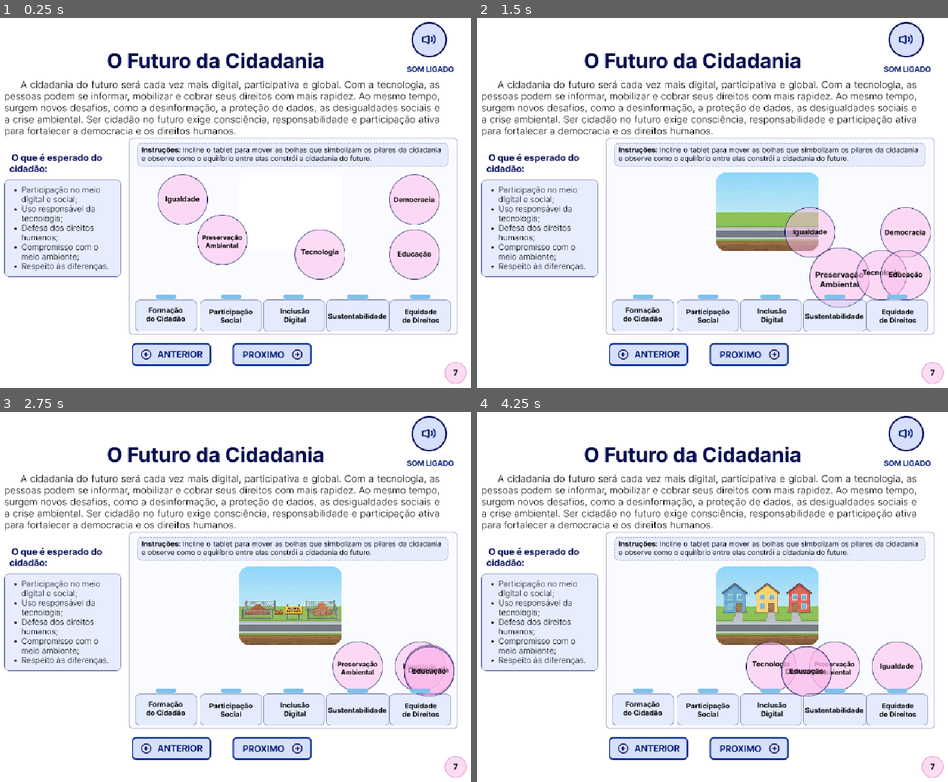
Above: before the commit, frames 1-4 (two rows, left to right).
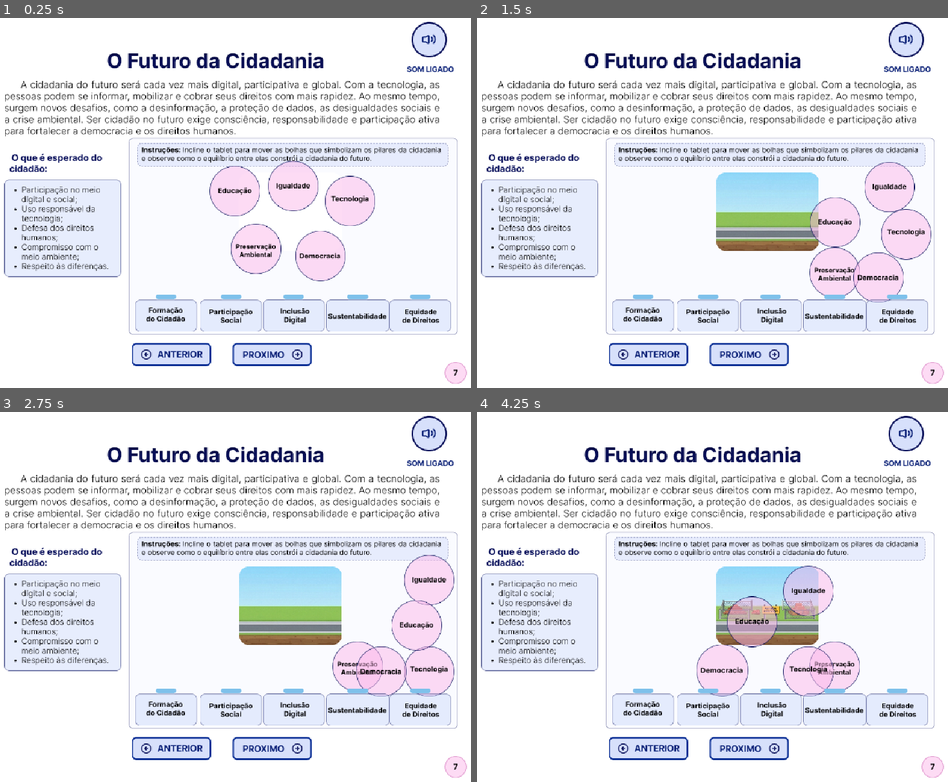
Above: after the commit, the same moments.

Repository: beatrizldsantos/ebook-direitos-e-cidadania
Game: Godot game, scene res://scenes/frame7_futuro.tscn
The game is run twice, just before and just after one commit, with the same random seed, the same clock (stepped at 60 frames per second) and the same inputs. This scene is started directly instead of the project's main scene. Video files are missing from this copy of the repository; at most half a second of black plays in their place.
Inputs (mouse positions are in pixels of both pictures, inside the frame that each line leads up to):
- Up to frame 1 (0.25 s): no input
- Up to frame 2 (1.5 s): move the mouse to (811, 184) at 0.52 s; hold Right (ui_right) 0.53-1.25 s; click (811, 184) at 0.67 s; drag from (594, 221) to (674, 280) at 1.27 s
- Up to frame 3 (2.75 s): move the mouse to (273, 511) at 2.02 s; hold Right (ui_right) from 2.03 s (still down)
- Up to frame 4 (4.25 s): release Right (ui_right) at 2.75 s; drag from (674, 674) to (542, 537) at 2.77 s; move the mouse to (853, 656) at 3.52 s; hold Left (ui_left) from 3.53 s (still down)

The runs differ from the first frame. In frame 1, 9.3% of the frame differs, in the area x 33-94%, y 38-72%; in frame 2, 4.6%; in frame 3, 4.8%; in frame 4, 6.6%.

Commit message:
fix(frame7): implementa resolução de colisão para evitar sobreposição de bolhas

Diff:
--- a/scenes/frame7_futuro.tscn
+++ b/scenes/frame7_futuro.tscn
@@ -74,78 +74,73 @@
 metadata/_edit_lock_ = true
 
 [node name="AreaLimite" type="ReferenceRect" parent="Interacoes"]
-visible = false
 layout_mode = 1
 anchors_preset = -1
 anchor_left = 8.167001
 anchor_top = 6.406
 anchor_right = 24.322
 anchor_bottom = 16.2
-offset_left = 0.3199768
-offset_top = -0.23999023
+offset_left = 12.319977
+offset_top = 44.76001
 offset_right = 0.11999512
 offset_bottom = -65.0
 border_color = Color(1, 1, 1, 1)
+metadata/_edit_lock_ = true
 
 [node name="Circ_igualdade" type="TextureRect" parent="Interacoes"]
 layout_mode = 1
 anchors_preset = -1
-anchor_left = 19.85
+anchor_left = 14.825001
 anchor_top = 8.125
-anchor_right = 22.35
+anchor_right = 17.325
 anchor_bottom = 10.625001
-offset_left = -411.0
-offset_right = -411.0
 offset_bottom = -3.0517578e-05
 texture = ExtResource("2_4m46k")
 
 [node name="Circ_presenvacao" type="TextureRect" parent="Interacoes"]
 layout_mode = 1
 anchors_preset = -1
-anchor_left = 17.25
+anchor_left = 14.775001
 anchor_top = 8.125
-anchor_right = 19.75
-anchor_bottom = 10.6
-offset_left = -228.0
-offset_top = 80.0
-offset_right = -228.0
-offset_bottom = 81.0
+anchor_right = 17.35
+anchor_bottom = 10.85
+offset_left = 2.0
+offset_right = -1.0
+offset_bottom = -9.0
 texture = ExtResource("3_vqfq3")
 
 [node name="Circ_tecnologia" type="TextureRect" parent="Interacoes"]
 layout_mode = 1
 anchors_preset = -1
-anchor_left = 16.400002
-anchor_top = 10.85
-anchor_right = 18.900002
-anchor_bottom = 13.35
+anchor_left = 15.425001
+anchor_top = 8.125
+anchor_right = 17.95
+anchor_bottom = 10.625001
 offset_left = -6.1035156e-05
-offset_right = -6.1035156e-05
+offset_right = -1.0
+offset_bottom = -3.0517578e-05
 texture = ExtResource("4_8kdit")
 
 [node name="Circ_democracia" type="TextureRect" parent="Interacoes"]
 layout_mode = 1
 anchors_preset = -1
-anchor_left = 12.075001
-anchor_top = 8.125
-anchor_right = 14.650001
-anchor_bottom = 10.625001
-offset_left = 360.99997
-offset_right = 358.0
-offset_bottom = -3.0517578e-05
+anchor_left = 16.125
+anchor_top = 9.175
+anchor_right = 18.625
+anchor_bottom = 11.675
 texture = ExtResource("5_ew34d")
 
 [node name="Circ_educa" type="TextureRect" parent="Interacoes"]
 layout_mode = 1
 anchors_preset = -1
-anchor_left = 9.625
-anchor_top = 8.125
-anchor_right = 12.125001
-anchor_bottom = 10.625001
-offset_left = 459.0
-offset_top = 109.0
-offset_right = 458.99997
-offset_bottom = 108.99997
+anchor_left = 8.200001
+anchor_top = 10.6
+anchor_right = 10.975
+anchor_bottom = 13.125001
+offset_left = 216.99997
+offset_top = -99.0
+offset_right = 206.0
+offset_bottom = -100.00006
 texture = ExtResource("6_ytrj8")
 
 [node name="Igualdade" type="TextureRect" parent="Interacoes"]
--- a/scripts/frame7_interacoes.gd
+++ b/scripts/frame7_interacoes.gd
@@ -130,6 +130,8 @@
 
 		check_fit(p)
 
+	resolve_collisions()
+
 func check_fit(p):
 	if p.locked: return
 
@@ -170,6 +172,72 @@
 		var t = create_tween()
 		t.tween_interval(0.5)
 		t.tween_callback(finalize_game)
+
+func resolve_collisions():
+	var bounds = area_node.get_rect()
+	var margin = 15.0 # Margem extra de seguranca
+
+	for i in range(pairings.size()):
+		var p1 = pairings[i]
+		if p1.locked: continue
+
+		for j in range(i + 1, pairings.size()):
+			var p2 = pairings[j]
+			if p2.locked: continue
+
+			var c1 = p1.circle
+			var c2 = p2.circle
+
+			var r1 = (c1.size.x * c1.scale.x) * 0.5
+			var r2 = (c2.size.x * c2.scale.x) * 0.5
+
+			var center1 = c1.position + c1.size * c1.scale * 0.5
+			var center2 = c2.position + c2.size * c2.scale * 0.5
+
+			var diff = center1 - center2
+			var dist = diff.length()
+			var min_dist = r1 + r2 + margin
+
+			if dist < min_dist:
+				var overlap = min_dist - dist
+				var normal = Vector2.UP
+
+				if dist > 0.1:
+					normal = diff / dist
+				else:
+					normal = Vector2(randf() - 0.5, randf() - 0.5).normalized()
+
+				# Se houver sobreposicao fisica (sem a margem), corrigir posicao
+				if dist < (r1 + r2):
+					var physical_overlap = (r1 + r2) - dist
+					var separation = normal * (physical_overlap * 0.5)
+					if not p1.dragging: c1.position += separation
+					if not p2.dragging: c2.position -= separation
+
+				# Forca de repulsao baseada na proximidade (quanto mais perto, mais forte)
+				# Isso cria um campo de forca ao redor das bolhas
+				var force_strength = 50.0 * (overlap / min_dist)
+
+				if not p1.dragging:
+					p1.velocity += normal * force_strength
+				if not p2.dragging:
+					p2.velocity -= normal * force_strength
+
+	# Garantir que nao saiam dos limites apos colisao
+	for p in pairings:
+		if p.locked or p.dragging: continue
+
+		var c = p.circle
+		var pos = c.position
+		var c_size = c.size * c.scale
+
+		if pos.x < bounds.position.x: pos.x = bounds.position.x
+		elif pos.x + c_size.x > bounds.position.x + bounds.size.x: pos.x = bounds.position.x + bounds.size.x - c_size.x
+
+		if pos.y < bounds.position.y: pos.y = bounds.position.y
+		elif pos.y + c_size.y > bounds.position.y + bounds.size.y: pos.y = bounds.position.y + bounds.size.y - c_size.y
+
+		c.position = pos
 
 func finalize_game():
 	is_finished = true
